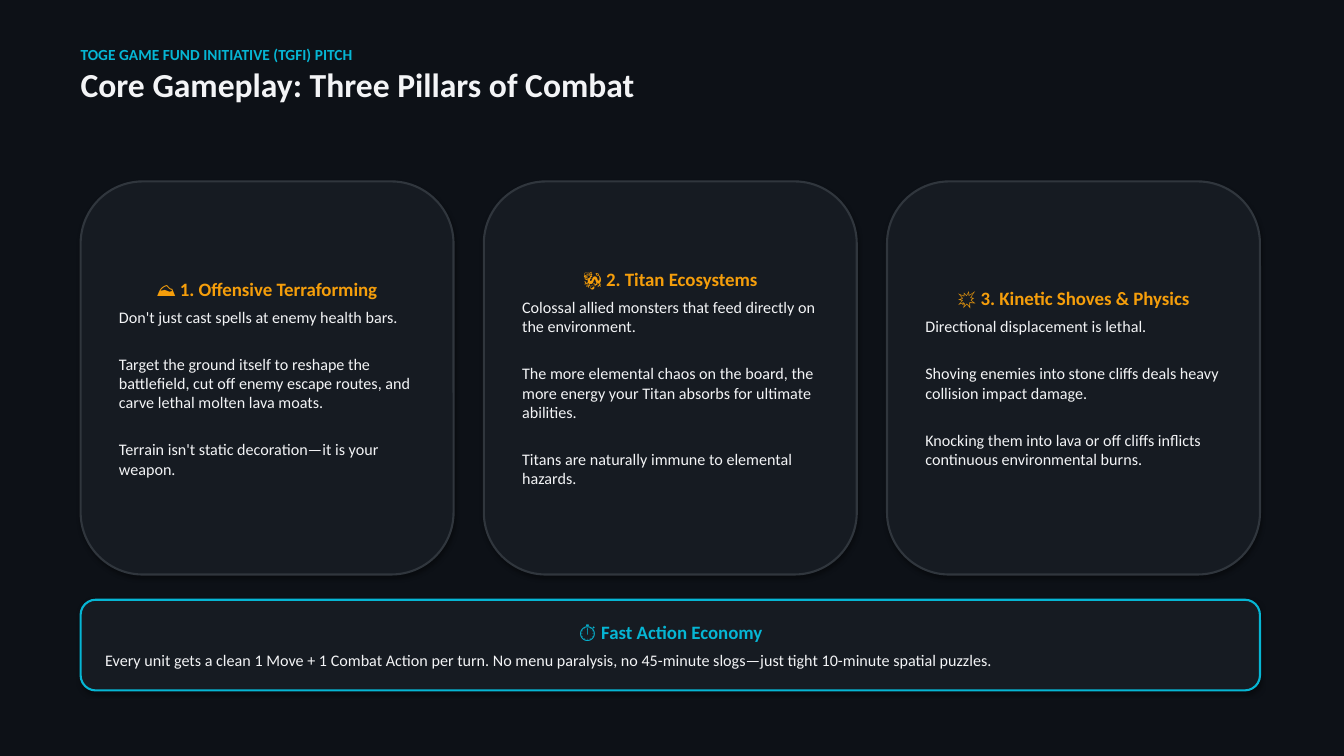
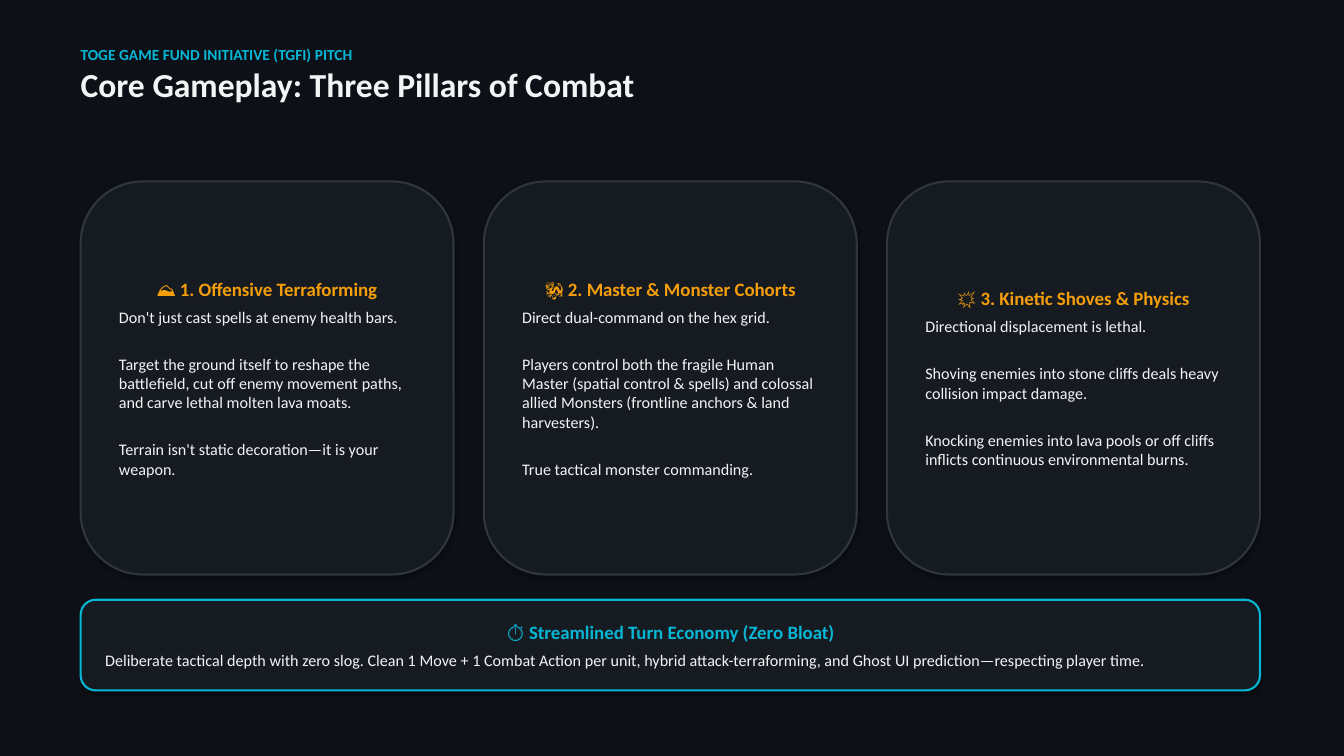
Before and after one commit to HackerMan998/ElementalHexTactics3D, a slide deck: slide 3 of ElementalHexTactics_PitchDeck.pptx. Drawn at 1344x756 pixels with LibreOffice and Linux fonts; fonts in the diff are those of the drawing. Boxes give left, top, right and bottom in pixels: in the first picture for what was removed or moved away, otherwise in the second. Text is boxed around its words. In the diff, an @@ line names an element or a change of style, - is before the commit and + after.

Commit message:
refactor: update PPTX with Master & Monster dual-command positioning and streamlined tactical pacing

```diff
--- a/ElementalHexTactics_PitchDeck.pptx
+++ b/ElementalHexTactics_PitchDeck.pptx
@@ text in rounded rectangle at [522, 282, 813, 478]: text changed @@
-🐉 2. Titan Ecosystems
-Colossal allied monsters that feed directly on the environment.
-The more elemental chaos on the board, the more energy your Titan absorbs for ultimate abilities.
-Titans are naturally immune to elemental hazards.
+🐉 2. Master & Monster Cohorts
+Direct dual-command on the hex grid.
+Players control both the fragile Human Master (spatial control & spells) and colossal allied Monsters (frontline anchors & land harvesters).
+True tactical monster commanding.
@@ text in rounded rectangle at [119, 358, 402, 408]: text changed @@
-Target the ground itself to reshape the battlefield, cut off enemy escape routes, and carve lethal molten lava moats.
+Target the ground itself to reshape the battlefield, cut off enemy movement paths, and carve lethal molten lava moats.
@@ text in rounded rectangle at [925, 434, 1214, 465]: text changed @@
-Knocking them into lava or off cliffs inflicts continuous environmental burns.
+Knocking enemies into lava pools or off cliffs inflicts continuous environmental burns.
@@ text in rounded rectangle at [105, 625, 1144, 669]: text changed @@
-⏱️ Fast Action Economy
-Every unit gets a clean 1 Move + 1 Combat Action per turn. No menu paralysis, no 45-minute slogs—just tight 10-minute spatial puzzles.
+⏱️ Streamlined Turn Economy (Zero Bloat)
+Deliberate tactical depth with zero slog. Clean 1 Move + 1 Combat Action per unit, hybrid attack-terraforming, and Ghost UI prediction—respecting player time.
```
Also in this commit, not shown: 9 other slides changed.
